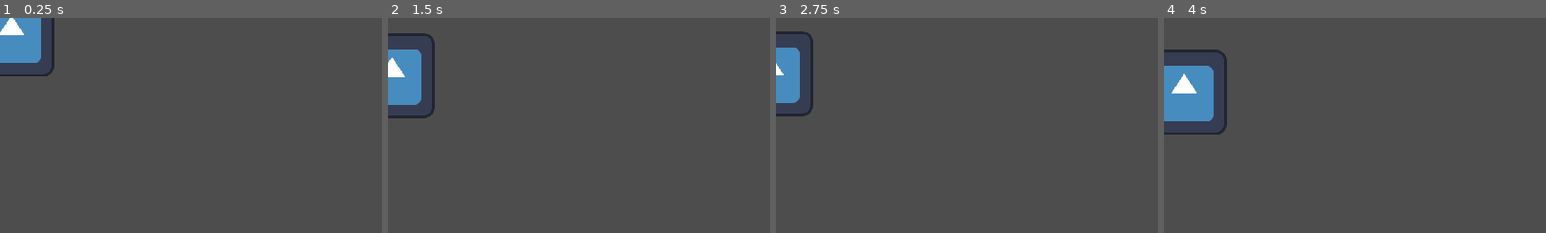
Above: before the commit, frames 1-4 (left to right).
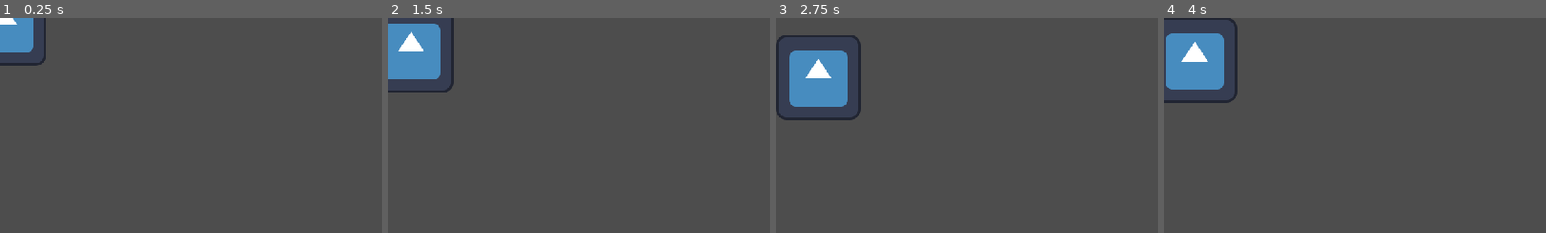
Above: after the commit, the same moments.

Repository: PlantvZombie/Placeholder
Game: Godot game, scene res://citizen.tscn
The game is run twice, just before and just after one commit, with the same random seed, the same clock (stepped at 60 frames per second) and the same inputs. This scene is started directly instead of the project's main scene. The engine's default icon, where the game draws it, is replaced by a stand-in: a white triangle on a blue panel in a dark square.
Inputs:
- Up to frame 1 (0.25 s): no input
- Up to frame 2 (1.5 s): hold D (right) 0.53-1.28 s; hold S (down) from 1.28 s (still down)
- Up to frame 3 (2.75 s): release S (down) at 2.03 s; hold D (right) from 2.03 s (still down)
- Up to frame 4 (4 s): release D (right) at 2.78 s; hold W (up) 2.78-3.53 s; hold A (left) from 3.53 s (still down)
The pictures show only the part of the screen within x 0-50%, y 0-50%; the shares and areas given below are measured in that part.

The runs differ from the first frame. In frame 1, 1.7% of the frame differs, in the area x 0-15%, y 0-28%; in frame 2, 4.3%; in frame 3, 5.3%; in frame 4, 5.7%, in the area x 0-20%, y 0-55%.

Commit message:
Walking Speed Slowed

Diff:
--- a/citizen.gd
+++ b/citizen.gd
@@ -37,7 +37,7 @@
 		var randx = random.randf_range(-100, 100)
 		random.randomize()
 		var randy = random.randf_range(-100, 100)
-		TimeTweening = (abs(randx) + abs(randy))/100
+		TimeTweening = (abs(randx) + abs(randy))/50
 		tweening = true
 		tweenstart.emit()
 		if !FirstTween:
